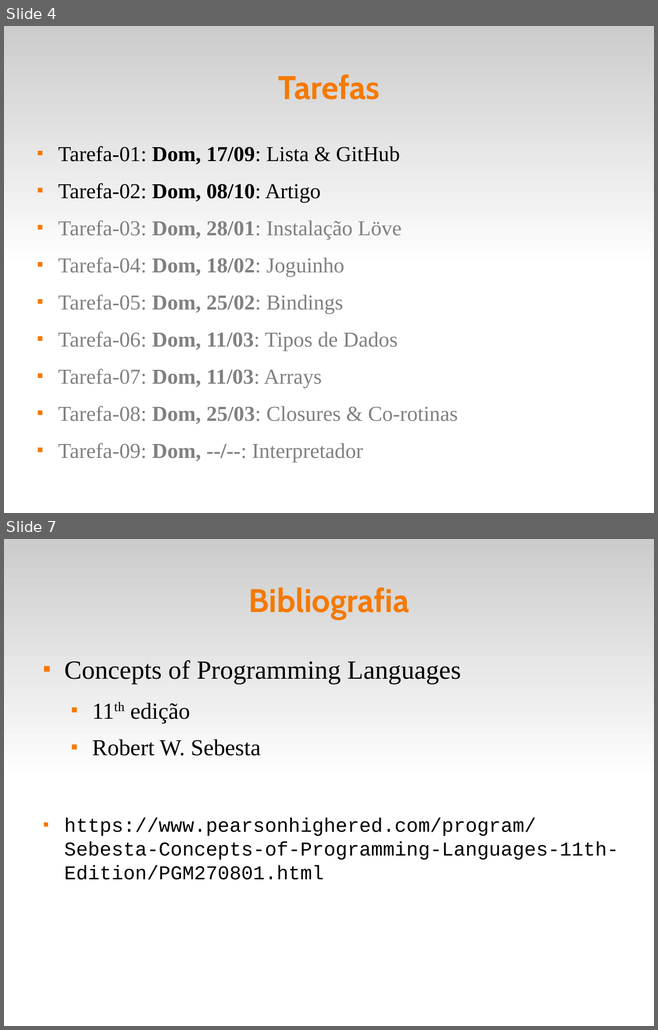
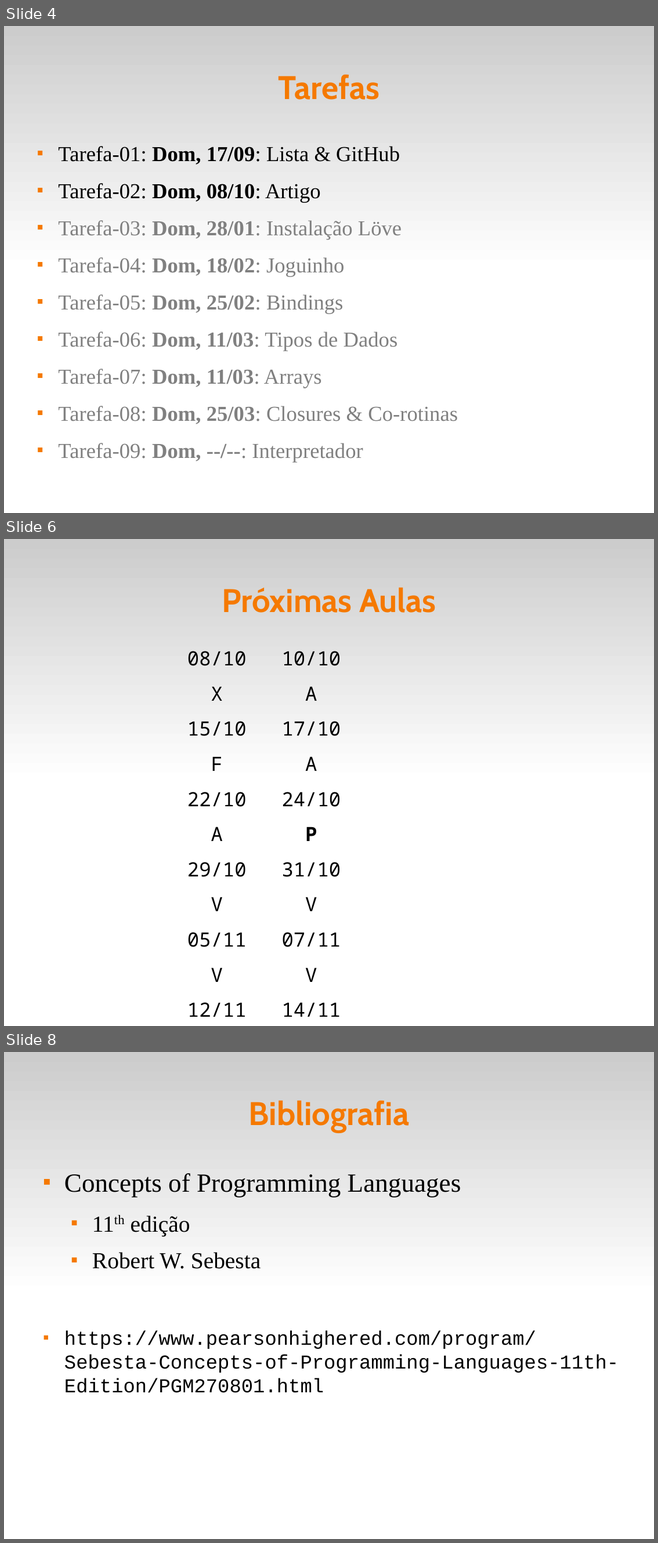
Before and after one commit to fsantanna-uerj/EDL, a slide deck: slides/edl-00.odp. Shown one above the other, each under a label of ours: slides 4 and 7 before the commit, slides 4, 6 and 8 after it; the slides between them are not shown. The pictures are 658x1030 and 658x1543 pixels, drawn with LibreOffice and Linux fonts; fonts in the diff are those of the drawing. Boxes give left, top, right and bottom in pixels: in the first picture for what was removed or moved away, otherwise in the second. Text is boxed around its words. In the diff, an @@ line names an element or a change of style, - is before the commit and + after.

```diff
--- a/slides/edl-00.odp
+++ b/slides/edl-00.odp
@@ slide 6 added at (4, 539, 654, 1026), background #FFFFFF; not listed: 1 template element that a slide beside it also shows @@
@@ title added at (221, 587, 436, 613), 40 pt, text #F57900, bold @@
+Próximas Aulas
@@ text added at (187, 651, 341, 1017), 24 pt, text #000000 @@
+08/10 10/10
+X A
+15/10 17/10
+F A
+22/10 24/10
+A P
+29/10 31/10
+V V
+05/11 07/11
+V V
+12/11 14/11
+A A
@@ what was slide 7 is now slide 8 @@
```
Also in this commit, not shown: 1 slide changed, 2 other files.
